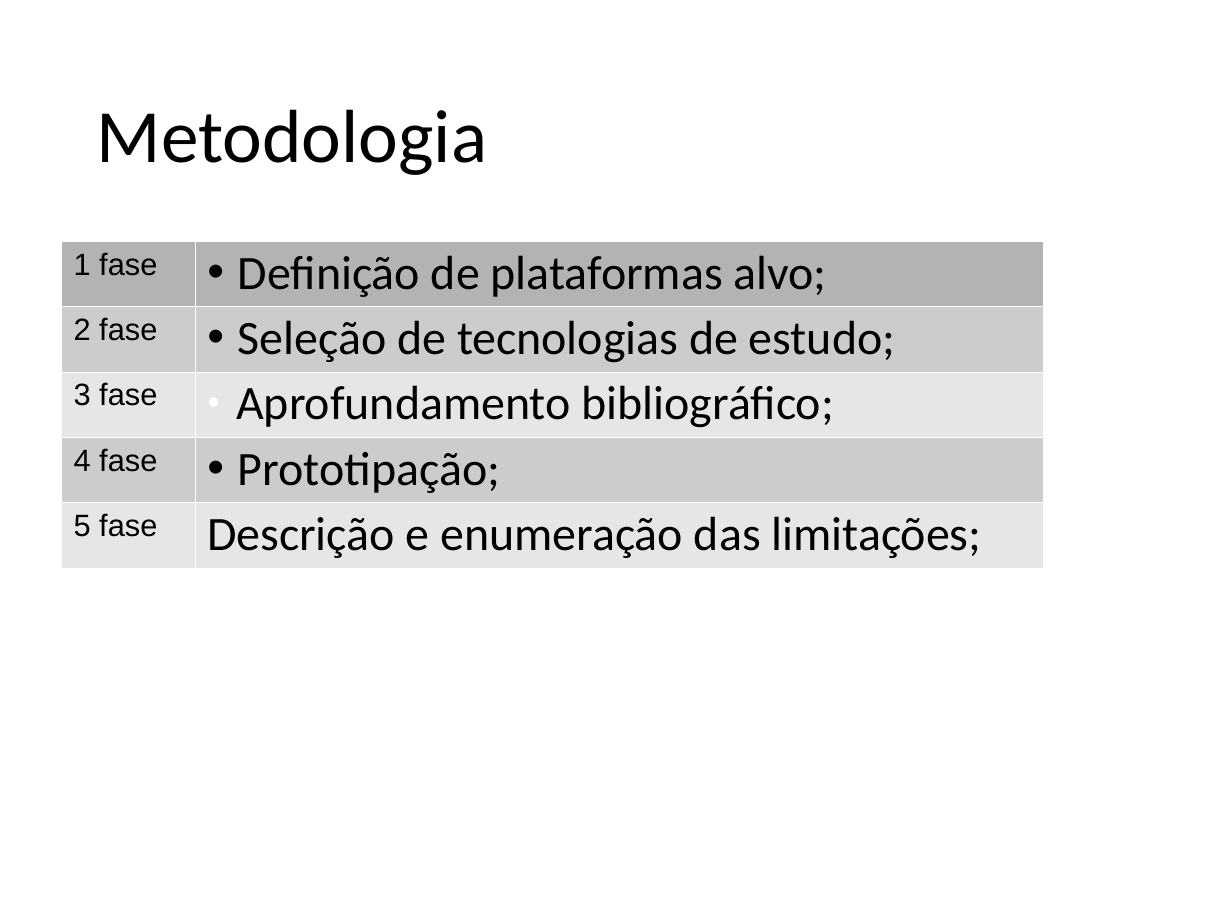
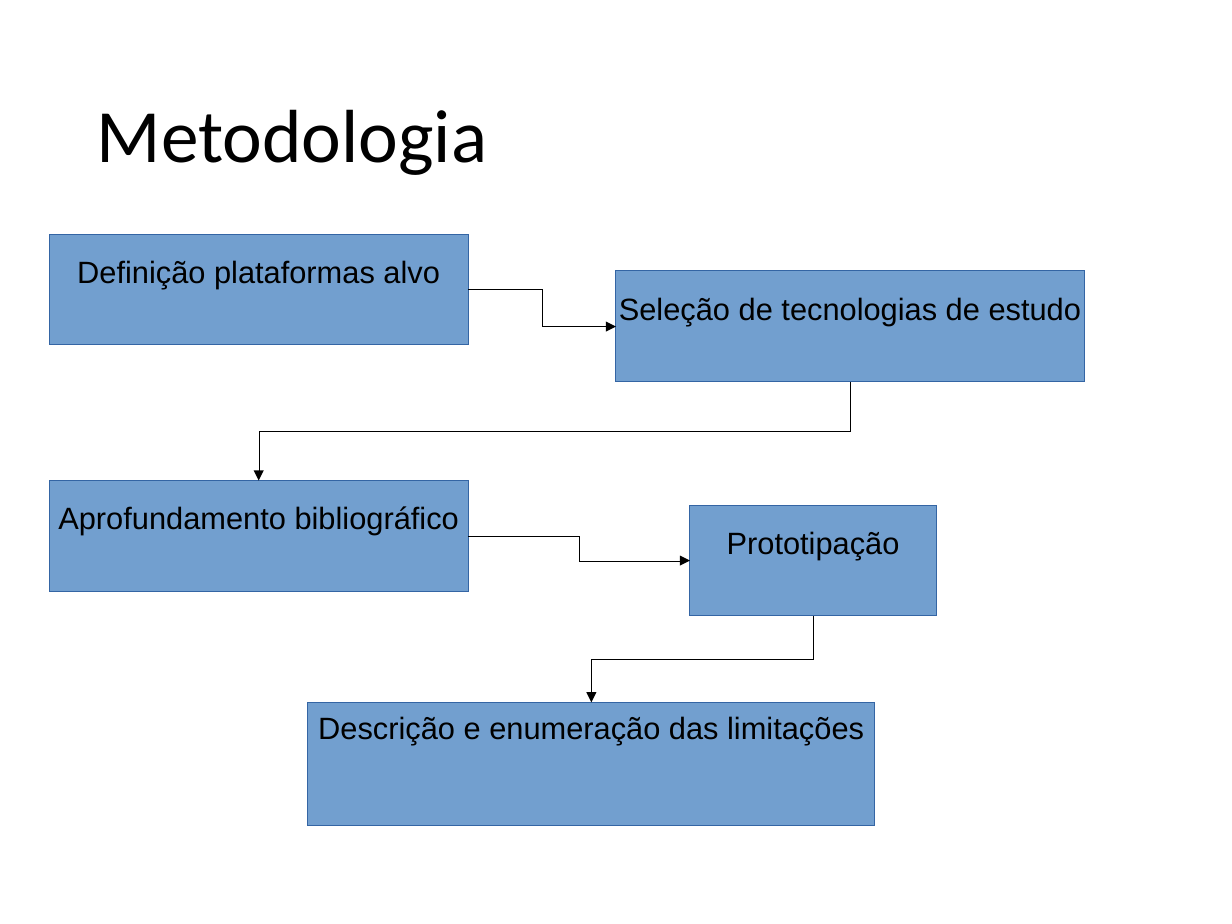
Before and after one commit to jeanCarloMachado/htmlLimitations, a slide deck: slide 9 of LimitacoesHTMLJogosMultiplataforma.odp. Drawn at 1232x924 pixels with LibreOffice and Linux fonts; fonts in the diff are those of the drawing; background and template pictures are left out. Boxes give left, top, right and bottom in pixels: in the first picture for what was removed or moved away, otherwise in the second. Text is boxed around its words. In the diff, an @@ line names an element or a change of style, - is before the commit and + after.

Commit message:
improved presentation

```diff
--- a/LimitacoesHTMLJogosMultiplataforma.odp
+++ b/LimitacoesHTMLJogosMultiplataforma.odp
@@ rectangle added at bbox=[49, 234, 468, 345], fill #729FCF, outline #3465A4 0 pt, 18 pt, text #000000 @@
+Definição plataformas alvo
@@ table removed at bbox=[62, 241, 1042, 562], 5 rows, 2 columns @@
-1 fase | Definição de plataformas alvo;
-2 fase | Seleção de tecnologias de estudo;
-3 fase | Aprofundamento bibliográfico;
-4 fase | Prototipação;
-5 fase | Descrição e enumeração das limitações;
@@ elbow arrow added from (468, 290) to (616, 326), #000000 0 pt @@
@@ rectangle added at bbox=[616, 271, 1084, 382], fill #729FCF, outline #3465A4 0 pt, 18 pt, text #000000 @@
+Seleção de tecnologias de estudo
@@ elbow arrow added from (850, 382) to (259, 480), #000000 0 pt @@
@@ rectangle added at bbox=[49, 480, 468, 591], fill #729FCF, outline #3465A4 0 pt, 18 pt, text #000000 @@
+Aprofundamento bibliográfico
@@ rectangle added at bbox=[690, 505, 936, 616], fill #729FCF, outline #3465A4 0 pt, 18 pt, text #000000 @@
+Prototipação
@@ elbow arrow added from (468, 536) to (690, 561), #000000 0 pt @@
@@ elbow arrow added from (813, 616) to (591, 702), #000000 0 pt @@
@@ rectangle added at bbox=[308, 702, 875, 825], fill #729FCF, outline #3465A4 0 pt, 18 pt, text #000000 @@
+Descrição e enumeração das limitações
```
Also in this commit, not shown: 2 other slides changed, 2 other files.
